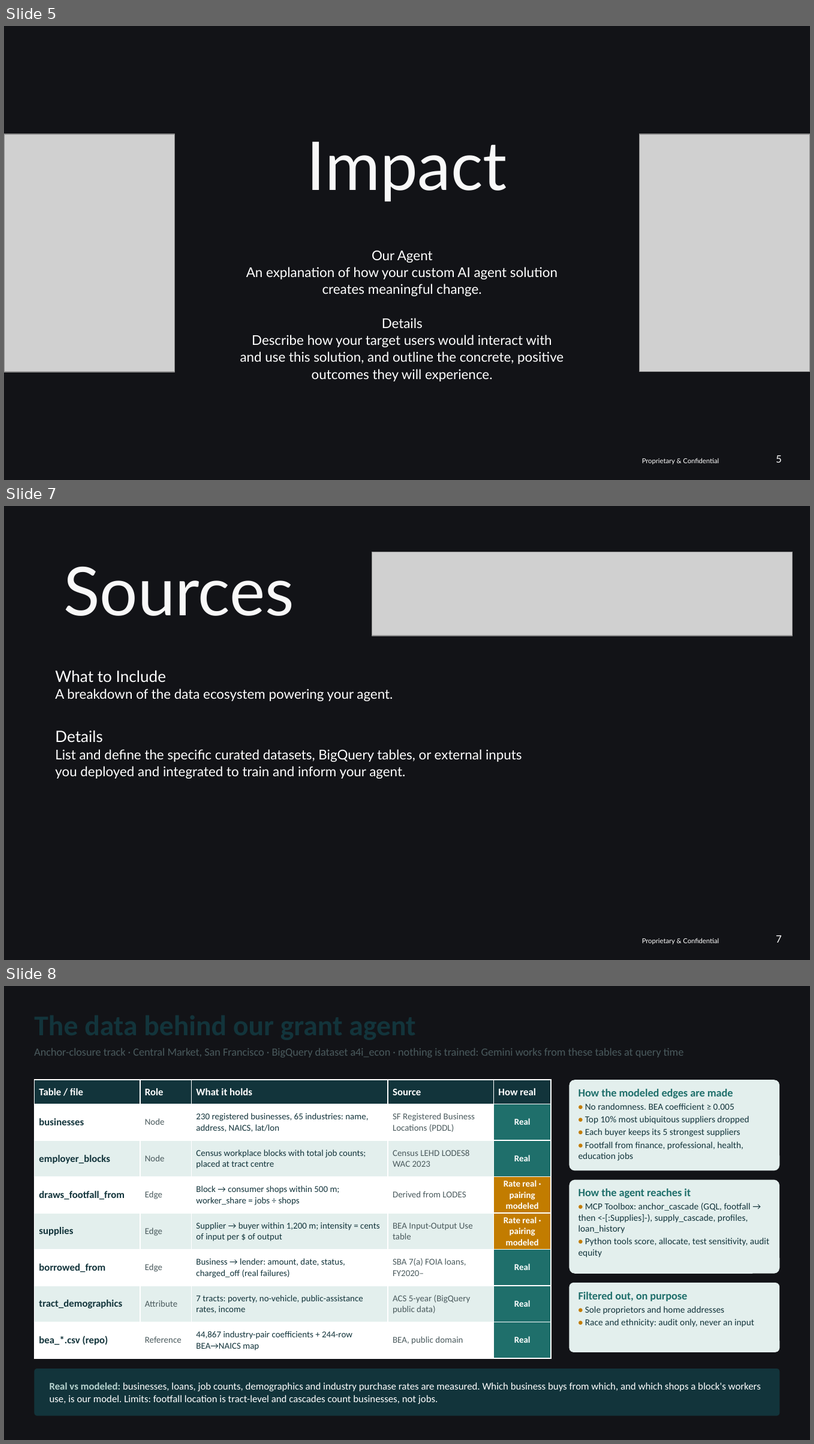
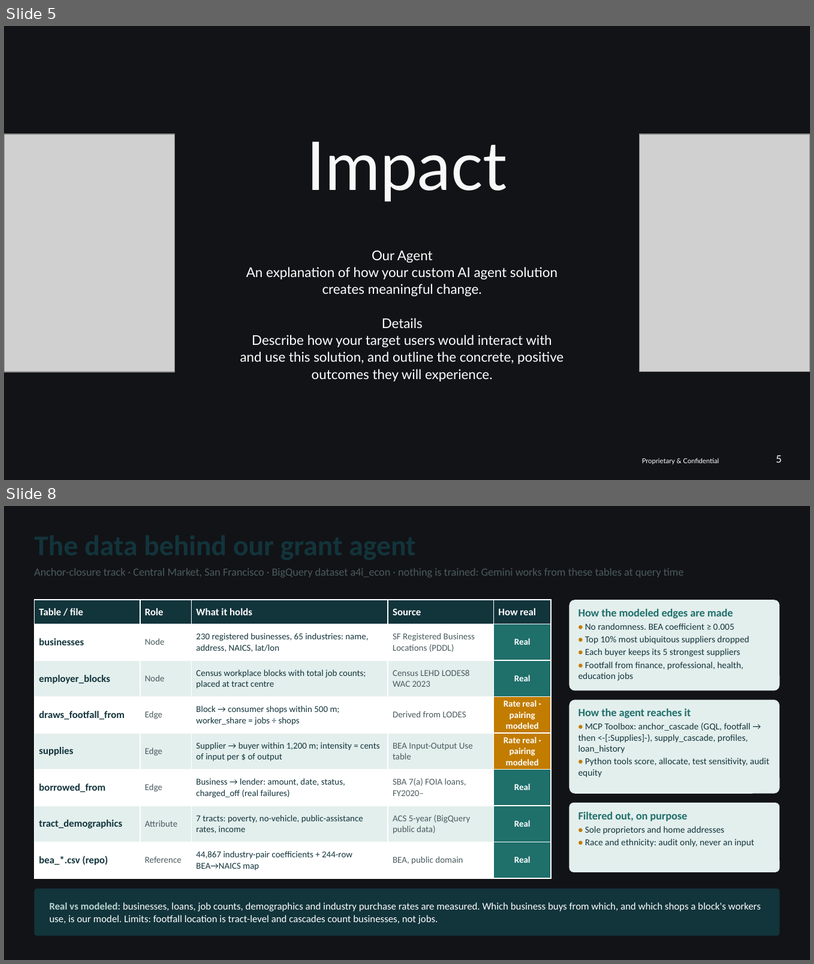
Before and after one commit to mastan30/ATL-13-MicroGrants, a slide deck: docs/ATL-13.pptx. Shown one above the other, each under a label of ours: slides 5, 7 and 8 before the commit, slides 5 and 8 after it; the slides between them are not shown. The pictures are 814x1444 and 814x964 pixels, drawn with LibreOffice and Linux fonts; fonts in the diff are those of the drawing; grey boxes stand for pictures; background and template pictures are left out. Boxes give left, top, right and bottom in pixels: in the first picture for what was removed or moved away, otherwise in the second. Text is boxed around its words. In the diff, an @@ line names an element or a change of style, - is before the commit and + after.

Commit message:
draft deck

```diff
--- a/docs/ATL-13.pptx
+++ b/docs/ATL-13.pptx
@@ slide 7 removed at [4, 506, 810, 960], background #121317; not listed: 1 template element that a slide beside it also shows @@
@@ picture removed at [372, 552, 794, 636] @@
@@ text removed at [63, 567, 294, 616] @@
-Sources
@@ text removed at [55, 670, 522, 778] @@
-What to Include
-A breakdown of the data ecosystem powering your agent.
-Details
-List and define the specific curated datasets, BigQuery tables, or external inputs you deployed and integrated to train and inform your agent.
@@ page number removed at [776, 935, 782, 942] @@
-7
```
Also in this commit, not shown: 1 slide changed, 1 slide added, 5 other files.
